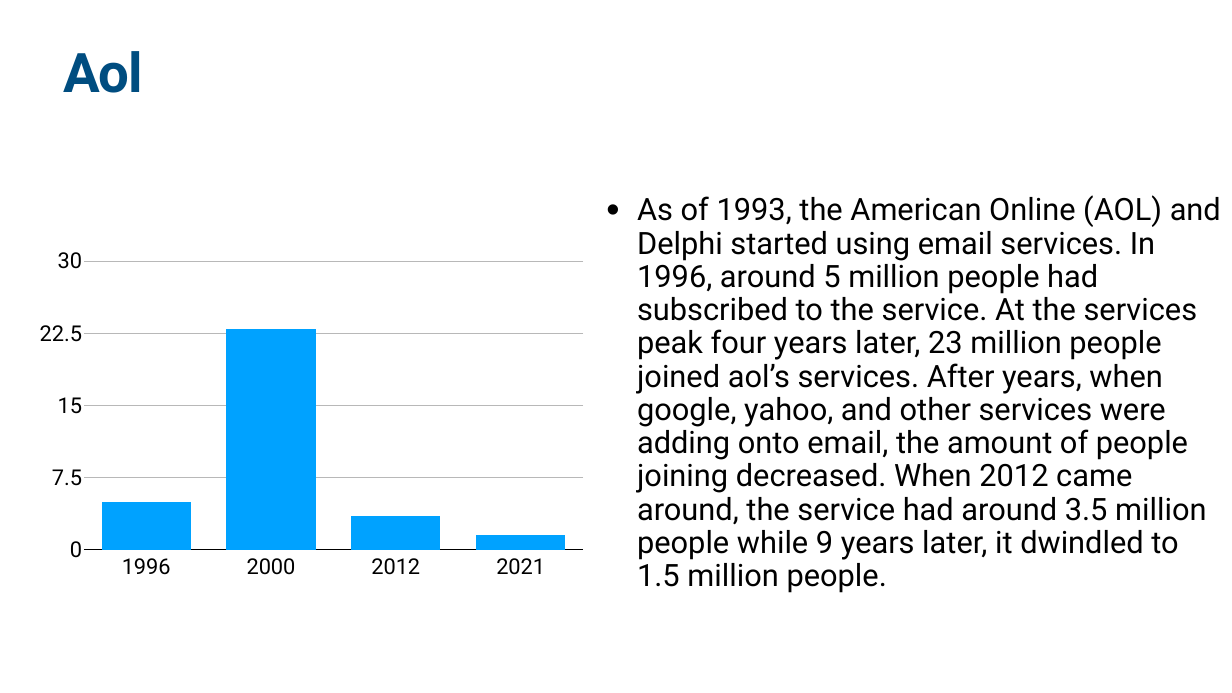
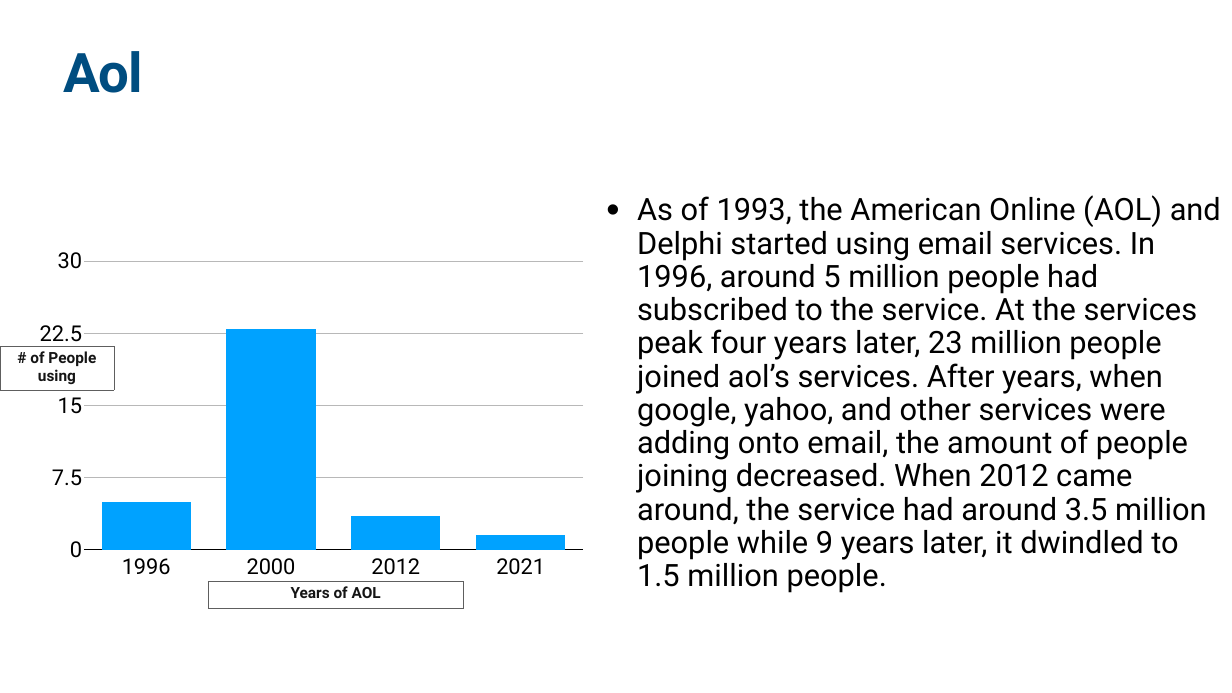
Before and after one commit to Jake-guerrero/Email-Usage, a slide deck: slide 3 of Email Usage.pptx. Drawn at 1232x693 pixels with LibreOffice and Linux fonts; fonts in the diff are those of the drawing. Boxes give left, top, right and bottom in pixels: in the first picture for what was removed or moved away, otherwise in the second. Text is boxed around its words. In the diff, an @@ line names an element or a change of style, - is before the commit and + after.

```diff
--- a/Email Usage.pptx
+++ b/Email Usage.pptx
@@ table added at (0, 346, 114, 390), 1 rows, 1 columns @@
+# of People using
@@ table added at (208, 582, 463, 608), 1 rows, 1 columns @@
+Years of AOL
```
Also in this commit, not shown: 1 other slide changed, 4 other files.
